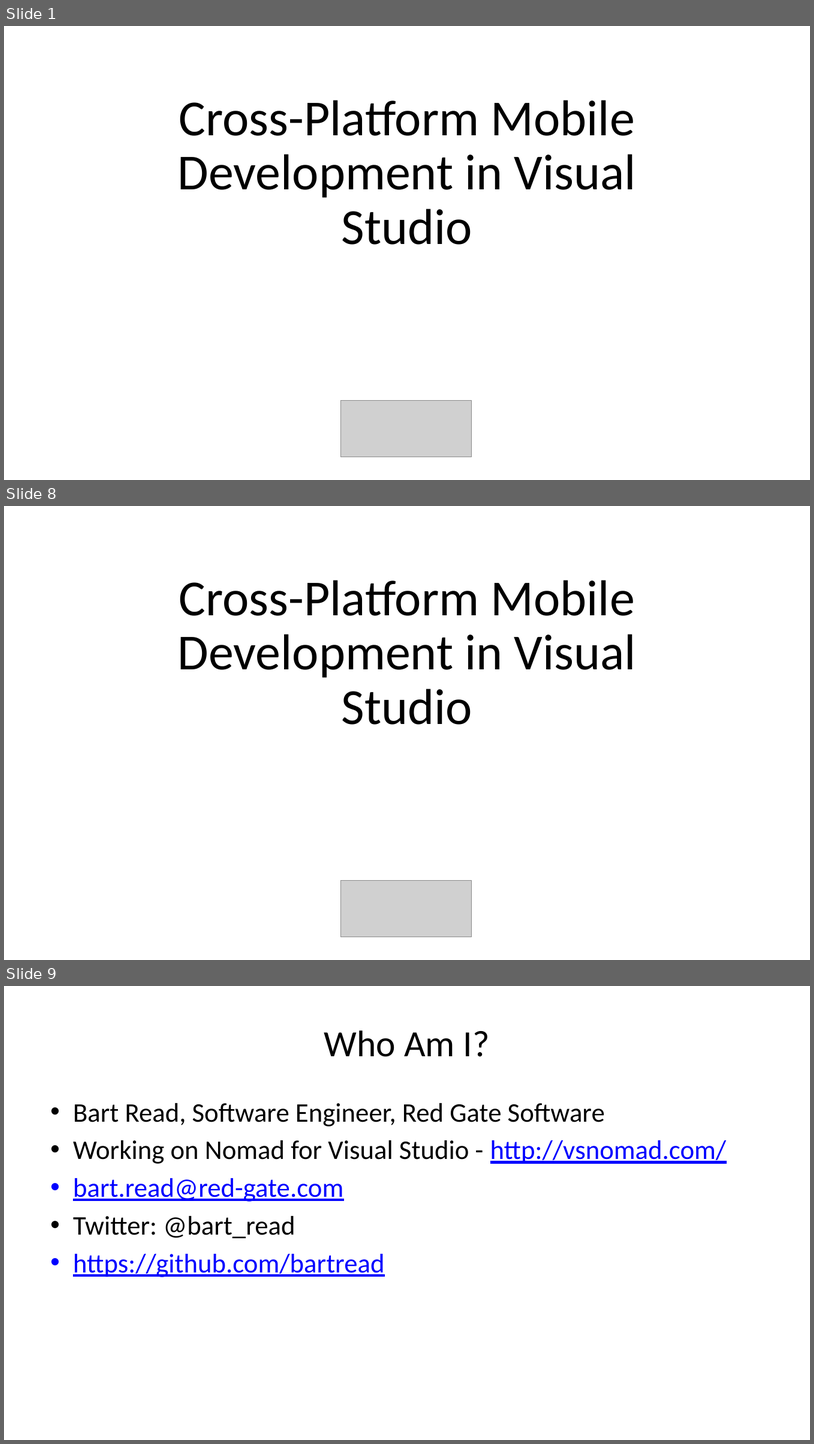
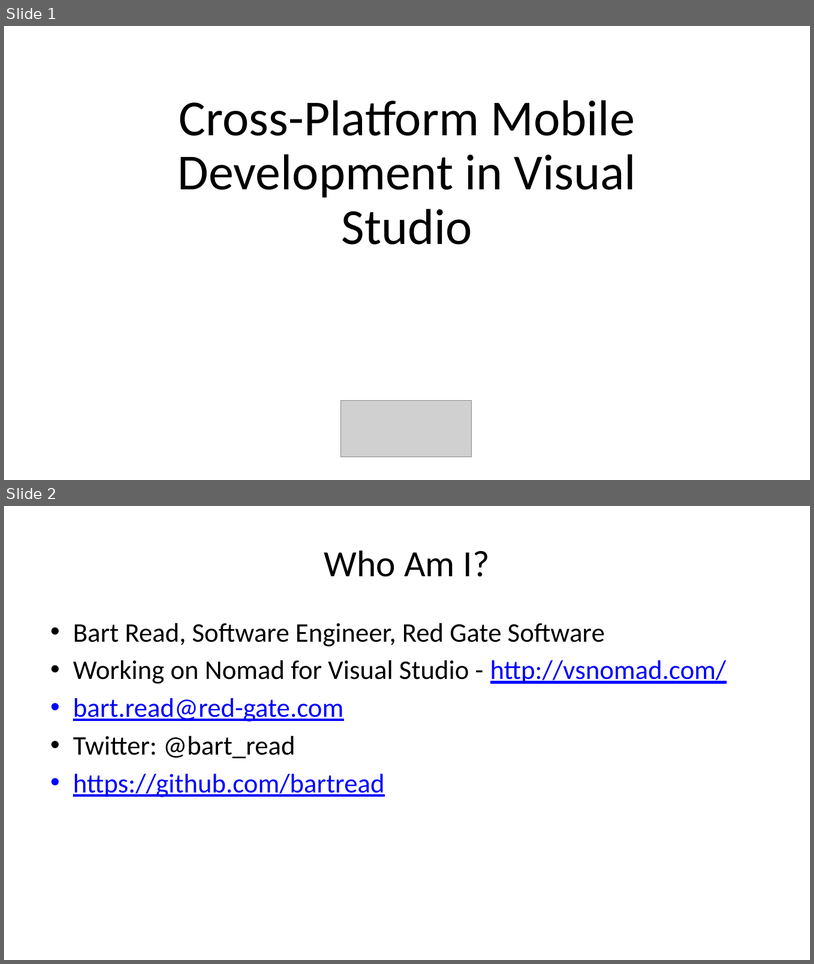
Before and after one commit to bartread/rg-demos, a slide deck: Talks/Cross-Platform Mobile Development in Visual Studio.pptx. Shown one above the other, each under a label of ours: slides 1, 8 and 9 before the commit, slides 1 and 2 after it; the slides between them are not shown. The pictures are 814x1444 and 814x964 pixels, drawn with LibreOffice and Linux fonts; fonts in the diff are those of the drawing; grey boxes stand for pictures. Boxes give left, top, right and bottom in pixels: in the first picture for what was removed or moved away, otherwise in the second. Text is boxed around its words. In the diff, an @@ line names an element or a change of style, - is before the commit and + after.

```diff
--- a/Talks/Cross-Platform Mobile Development in Visual Studio.pptx
+++ b/Talks/Cross-Platform Mobile Development in Visual Studio.pptx
@@ slide 8 removed at (4,506,810,960), background #FFFFFF @@
@@ title removed at (178,580,636,724) @@
-Cross-Platform Mobile Development in Visual Studio
@@ picture removed at (341,880,471,937) @@
@@ what was slide 9 is now slide 2 @@
```
Also in this commit, not shown: 1 slide added, 7 other slides removed.
